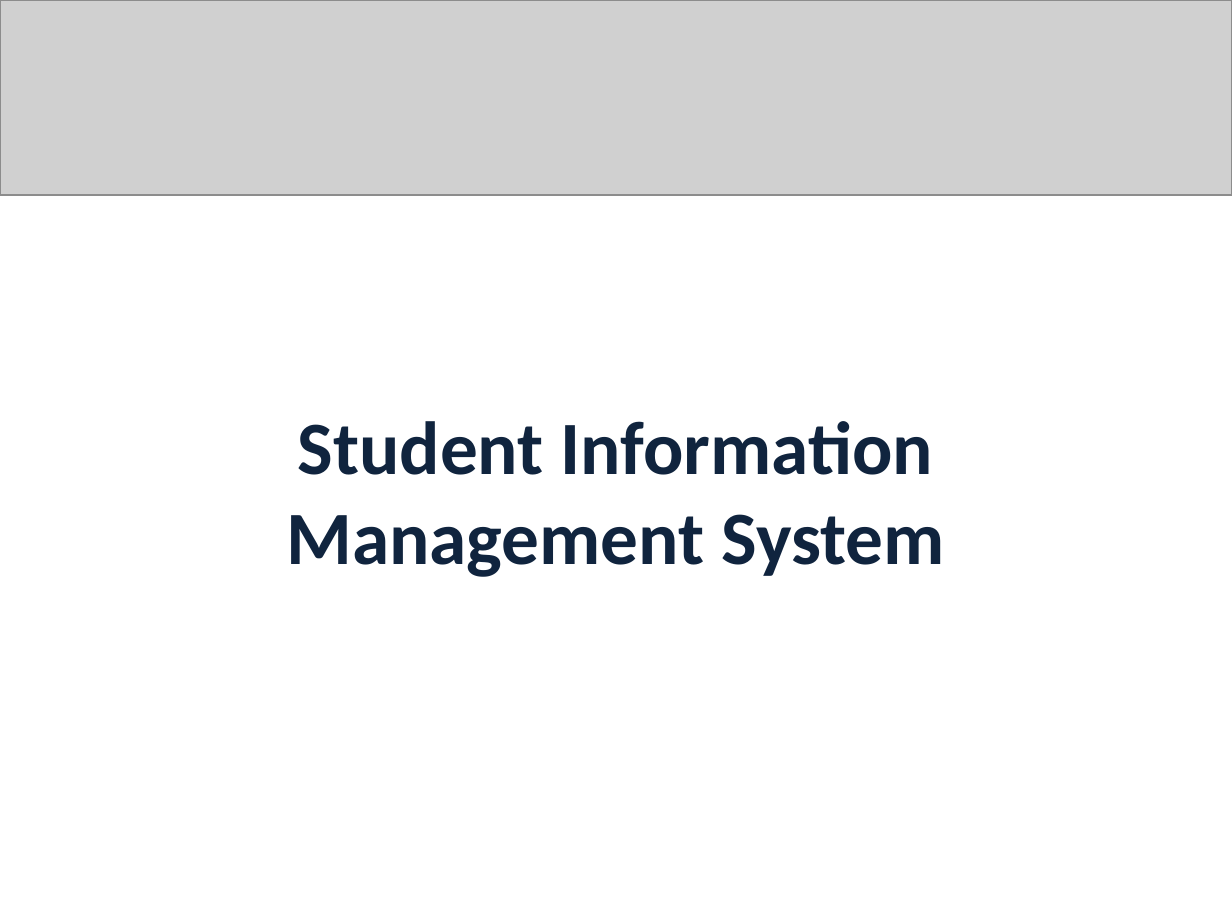
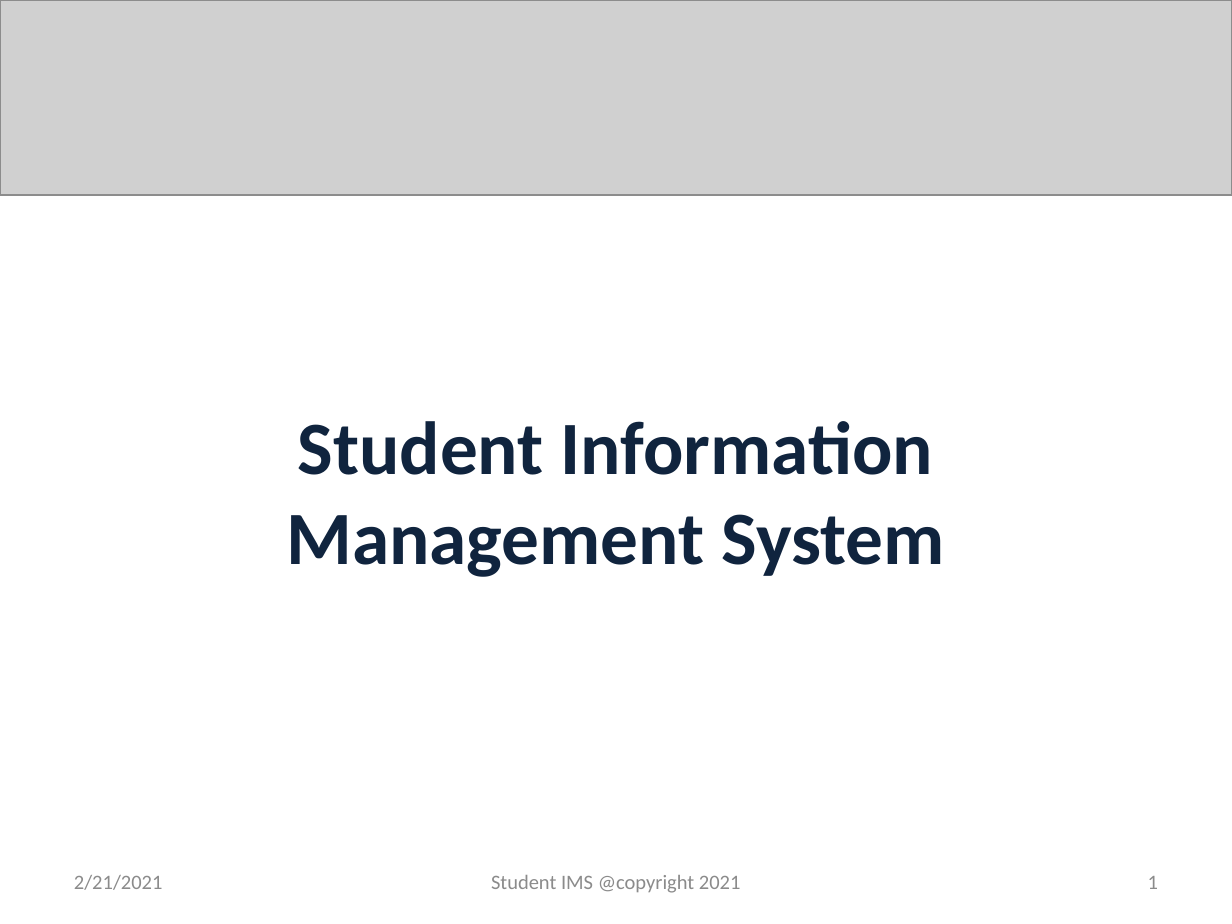
Before and after one commit to github-rinzin/documentation, a slide deck: slide 1 of fifth_review.pptx. Drawn at 1232x924 pixels with LibreOffice and Linux fonts; fonts in the diff are those of the drawing; grey boxes stand for pictures. Boxes give left, top, right and bottom in pixels: in the first picture for what was removed or moved away, otherwise in the second. Text is boxed around its words. In the diff, an @@ line names an element or a change of style, - is before the commit and + after.

```diff
--- a/fifth_review.pptx
+++ b/fifth_review.pptx
@@ text added at (74,875,163,890), 12 pt, text #8C8C8C @@
+2/21/2021
@@ text added at (491,875,741,893), 12 pt, text #8C8C8C @@
+Student IMS @copyright 2021
@@ page number added at (1148,876,1158,889), 12 pt, text #8C8C8C @@
+1
```
Also in this commit, not shown: 1 slide added.
